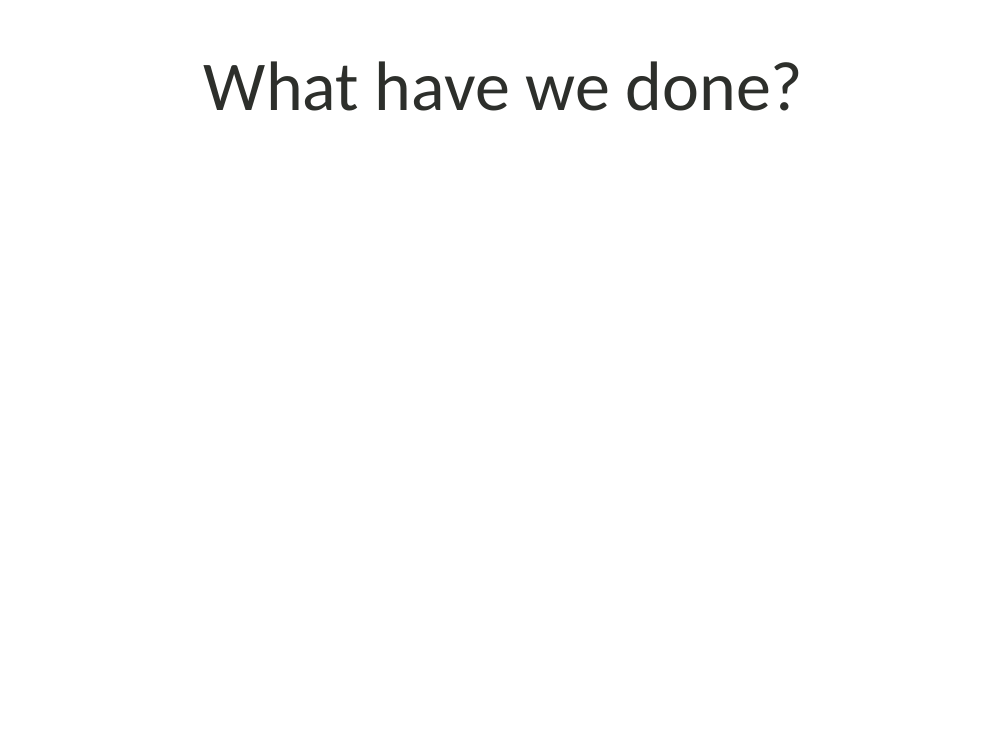
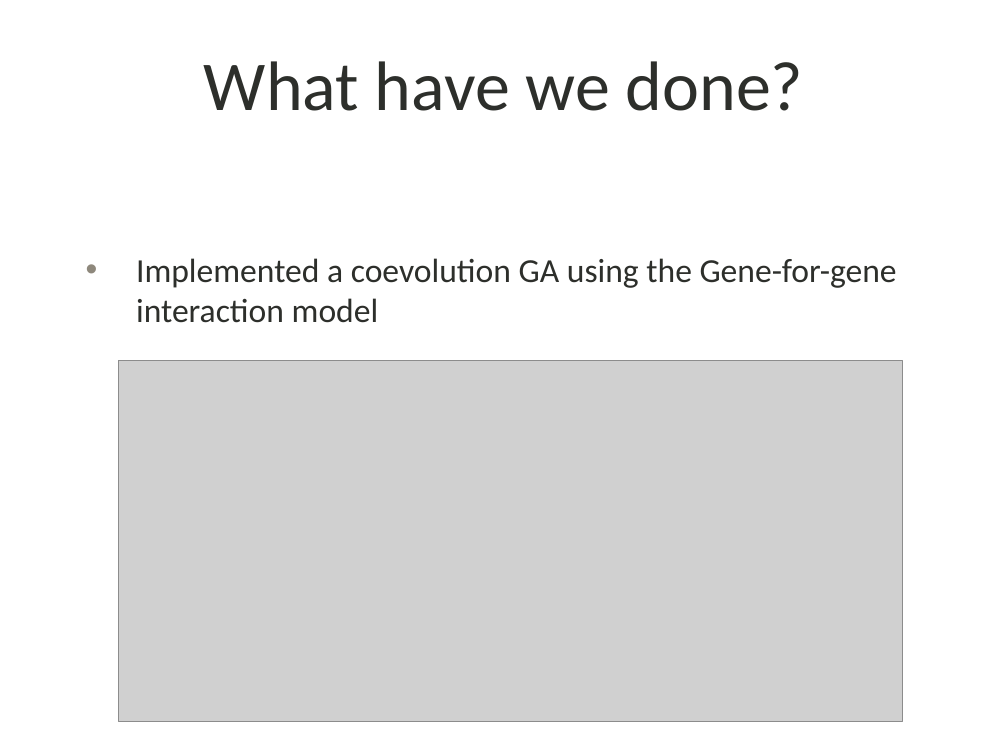
Before and after one commit to shankl/EvoComp_FinalProject, a slide deck: slide 8 of presentation.pptx (slide 6 before the commit). Drawn at 1008x756 pixels with LibreOffice and Linux fonts; fonts in the diff are those of the drawing; grey boxes stand for pictures; background and template pictures are left out. Boxes give left, top, right and bottom in pixels: in the first picture for what was removed or moved away, otherwise in the second. Text is boxed around its words. In the diff, an @@ line names an element or a change of style, - is before the commit and + after.

```diff
--- a/presentation.pptx
+++ b/presentation.pptx
@@ text added at (x1=136, y1=258, x2=897, y2=323), 24 pt, text #2D2F2B @@
+• Implemented a coevolution GA using the Gene-for-gene interaction model
@@ picture added at (x1=119, y1=361, x2=902, y2=723) @@
```
Also in this commit, not shown: 6 other slides changed, 3 slides added.
